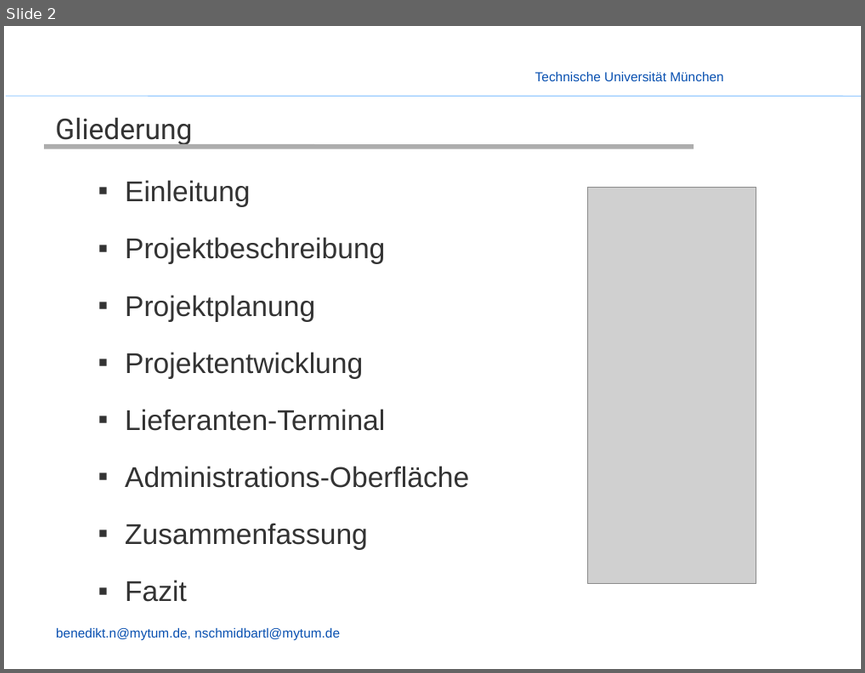
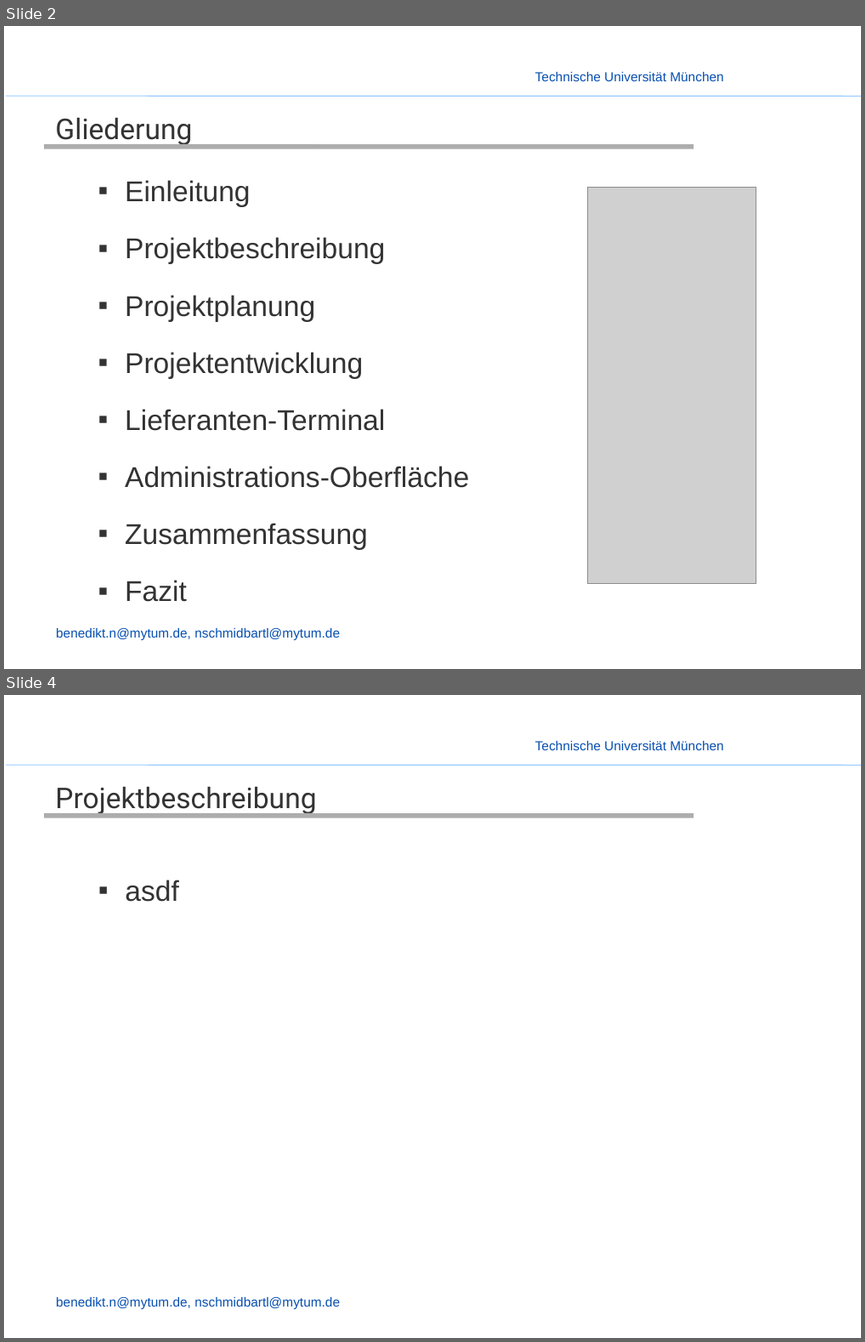
Before and after one commit to enjayes/logistikapp, a slide deck: Präsentation/Presentation - Benjo.pptx. Shown one above the other, each under a label of ours: slide 2 before the commit, slides 2 and 4 after it; the slides between them are not shown. The pictures are 865x673 and 865x1342 pixels, drawn with LibreOffice and Linux fonts; fonts in the diff are those of the drawing; grey boxes stand for pictures; background and template pictures are left out. Boxes give left, top, right and bottom in pixels: in the first picture for what was removed or moved away, otherwise in the second. Text is boxed around its words. In the diff, an @@ line names an element or a change of style, - is before the commit and + after.

```diff
--- a/Präsentation/Presentation - Benjo.pptx
+++ b/Präsentation/Presentation - Benjo.pptx
@@ slide 4 added at [4, 695, 861, 1338], background picture (left out); not listed: 3 template elements that a slide beside it also shows @@
@@ title added at [55, 786, 316, 815], 24 pt, text #333333 @@
+Projektbeschreibung
@@ line added from (44, 816) to (693, 816), #ADADAD 4 pt @@
@@ text added at [125, 879, 178, 902], 24 pt, text #333333 @@
+  ▪ asdf
```
Also in this commit, not shown: 1 slide changed, 16 other slides added, 1 slide removed, 1 other file.
